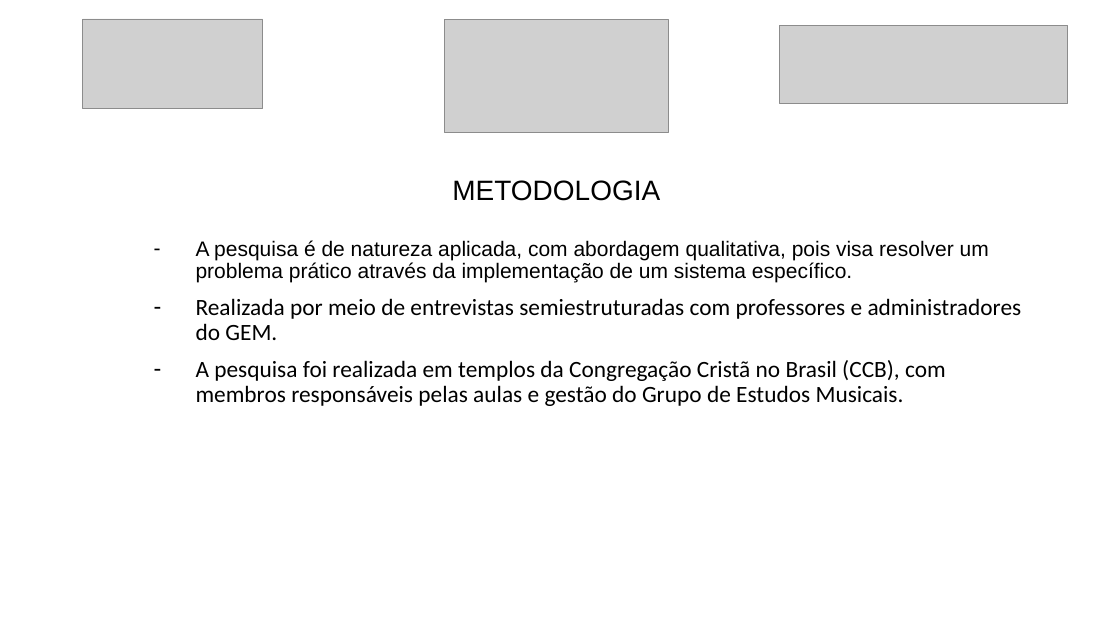
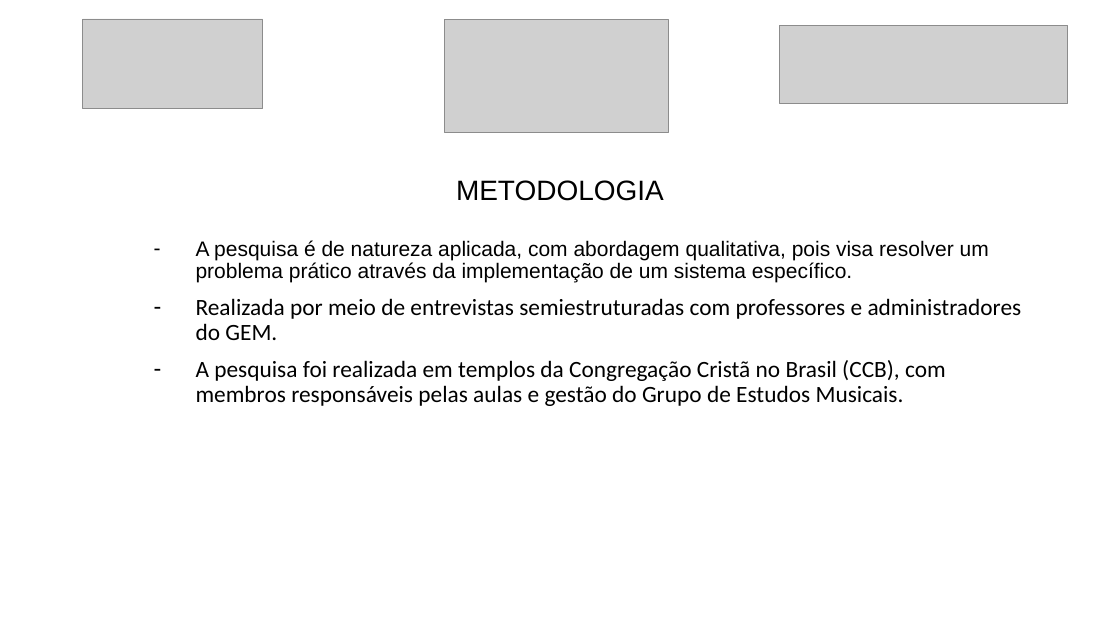
Before and after one commit to luanmenezesx/TCC-CCB, a slide deck: slide 6 of Modelo slides apresentação TCC.pptx. Drawn at 1120x630 pixels with LibreOffice and Linux fonts; fonts in the diff are those of the drawing; grey boxes stand for pictures. Boxes give left, top, right and bottom in pixels: in the first picture for what was removed or moved away, otherwise in the second. Text is boxed around its words. In the diff, an @@ line names an element or a change of style, - is before the commit and + after.

```diff
--- a/Modelo slides apresentação TCC.pptx
+++ b/Modelo slides apresentação TCC.pptx
@@ title "METODOLOGIA": place and size @@
-title "METODOLOGIA" at (452,180,660,201)
+title "METODOLOGIA" at (456,180,664,201)
```
Also in this commit, not shown: 8 other slides changed, 1 other file.
